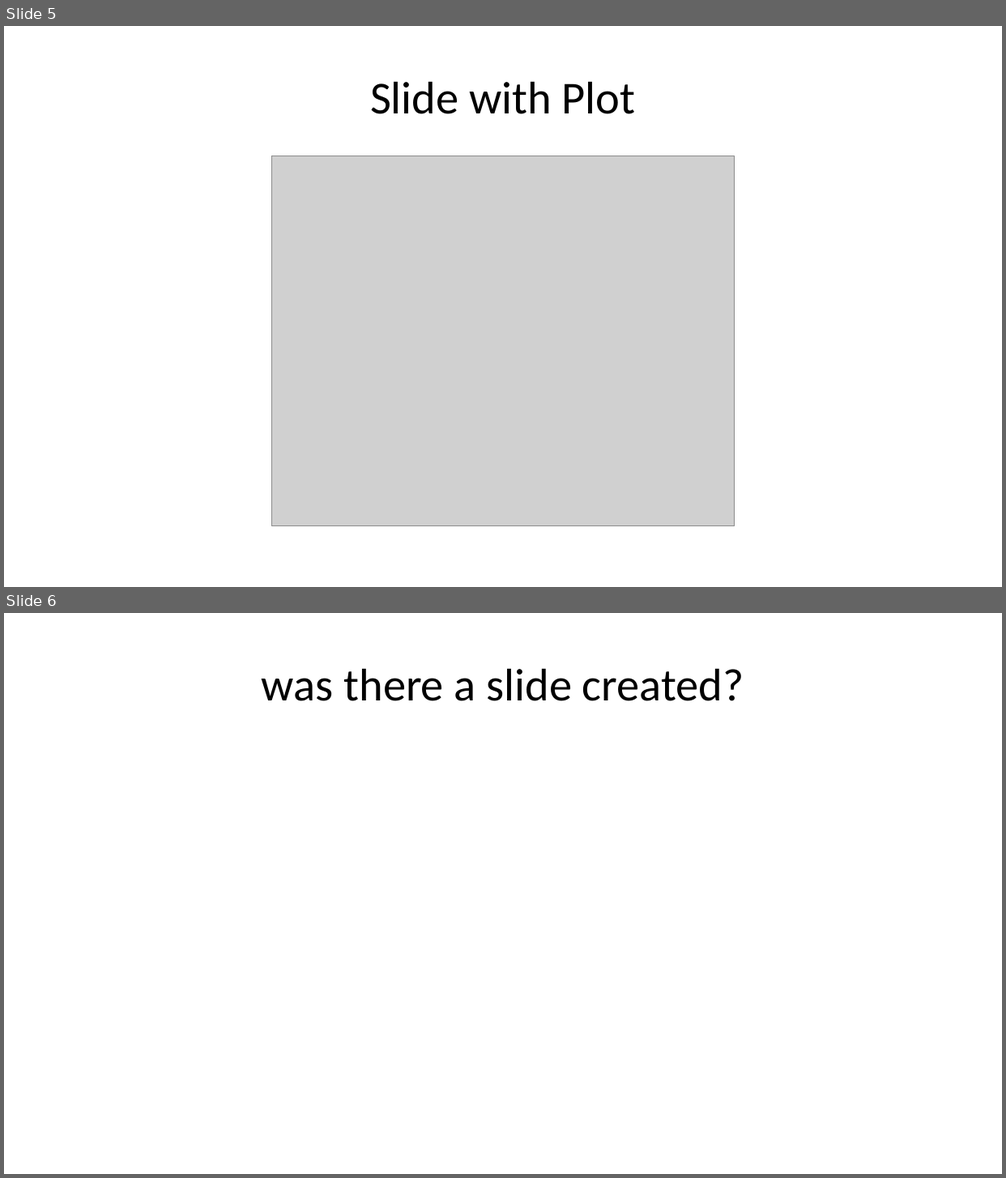
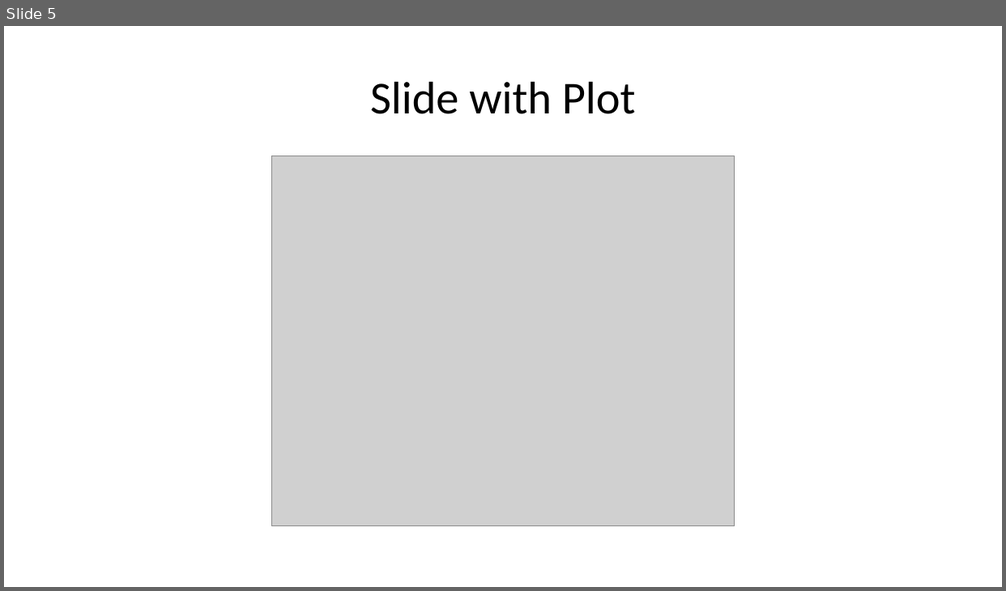
Before and after one commit to KevinDLopez/CECS450-Project1, a slide deck: Project_code.pptx. Shown one above the other, each under a label of ours: slides 5 and 6 before the commit, slide 5 after it. The pictures are 1006x1178 and 1006x591 pixels, drawn with LibreOffice and Linux fonts; fonts in the diff are those of the drawing; grey boxes stand for pictures. Boxes give left, top, right and bottom in pixels: in the first picture for what was removed or moved away, otherwise in the second. Text is boxed around its words. In the diff, an @@ line names an element or a change of style, - is before the commit and + after.

```diff
--- a/Project_code.pptx
+++ b/Project_code.pptx
@@ slide 6 removed at [4, 613, 1002, 1174], background #FFFFFF @@
@@ title removed at [262, 668, 744, 701] @@
-was there a slide created?
```
Also in this commit, not shown: 1 slide changed, 6 slides added, 4 other files.
